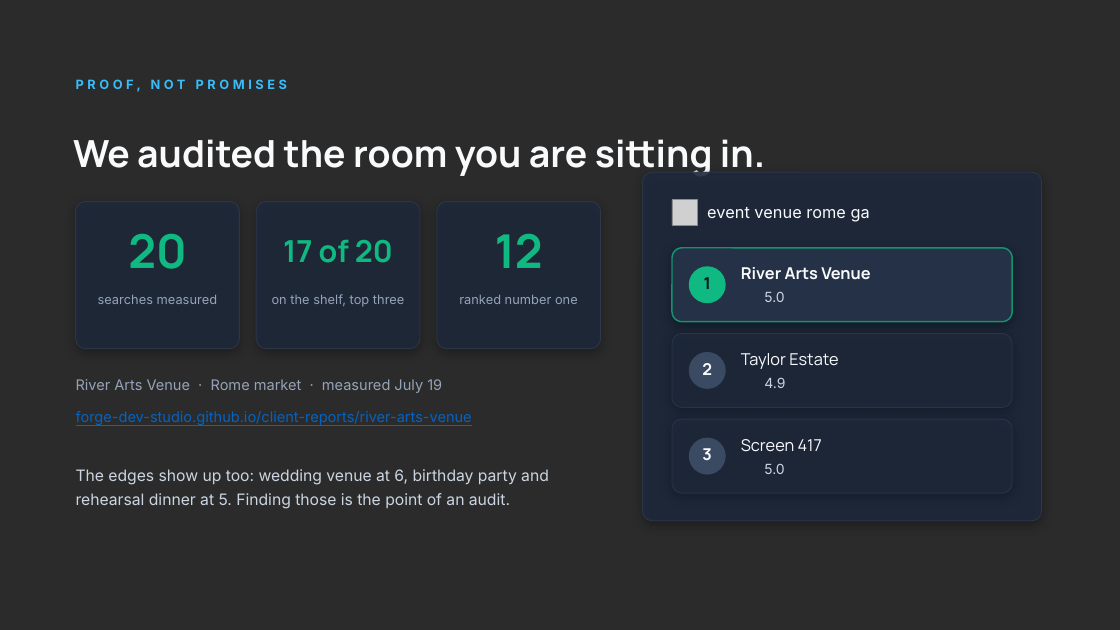
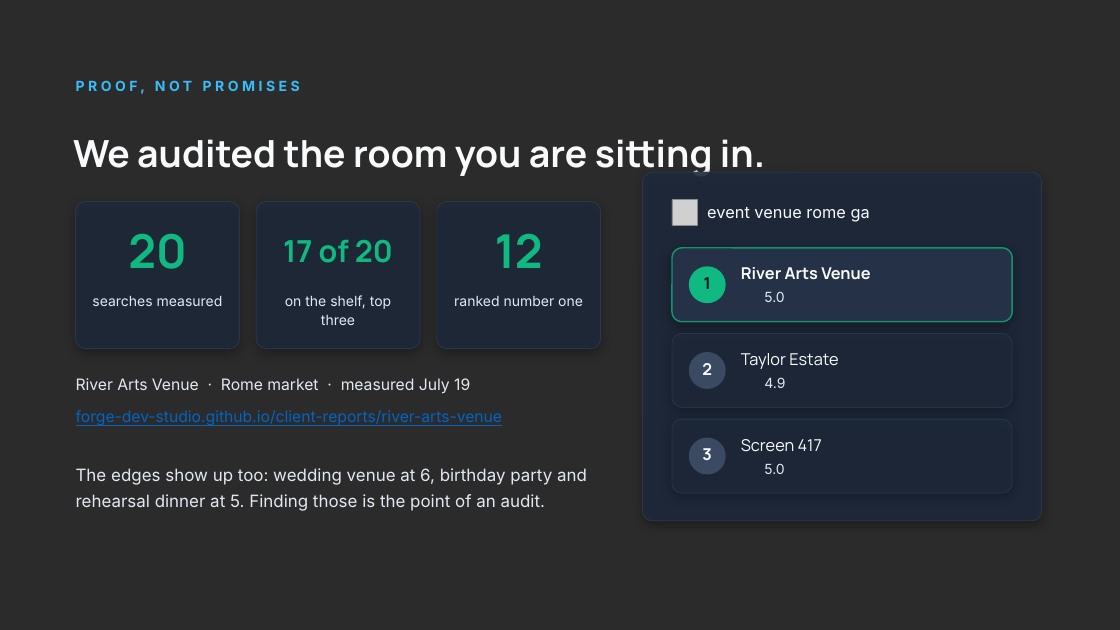
Before and after one commit to forge-dev-studio/client-reports, a slide deck: slide 10 of bni-2026/deck-8373f356/demystifying-seo.pptx. Drawn at 1120x630 pixels with LibreOffice and Linux fonts; fonts in the diff are those of the drawing; grey boxes stand for pictures; background and template pictures are left out; a plain dark background stands for a picture behind light text. Boxes give left, top, right and bottom in pixels: in the first picture for what was removed or moved away, otherwise in the second. Text is boxed around its words. In the diff, an @@ line names an element or a change of style, - is before the commit and + after.

```diff
--- a/bni-2026/deck-8373f356/demystifying-seo.pptx
+++ b/bni-2026/deck-8373f356/demystifying-seo.pptx
@@ text "PROOF, NOT PROMISES" at (76, 80, 300, 94): size 11 to 12 pt @@
@@ size 11 to 12 pt, text colour #94A3B8 to #E2E8F2 in 3 elements at (92, 296, 223, 306), (285, 295, 391, 325), (454, 296, 583, 306) @@
@@ text "River Arts Venue · Rome ..." at (76, 378, 470, 394): size 12.5 to 13.5 pt, text colour #94A3B8 to #E2E8F2 @@
@@ text "forge-dev-studio.github.io/client-reports/river-arts-venue" at (76, 410, 503, 426): size 12.5 to 13.5 pt @@
@@ text "The edges show up too: ..." at (76, 468, 587, 511): size 13.5 to 14.5 pt, text colour #CBD5E1 to #E2E8F2 @@
@@ text colour #CBD5E1 to #E2E8F2 in 3 elements at (764, 291, 784, 302), (764, 377, 785, 388), (764, 463, 784, 474) @@
```
Also in this commit, not shown: 12 other slides changed, 1 other file.
